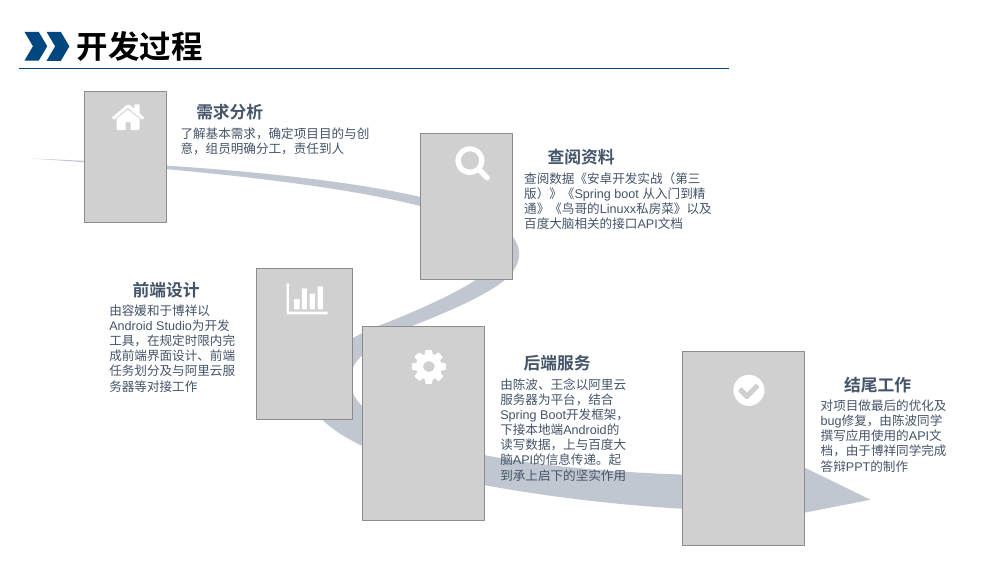
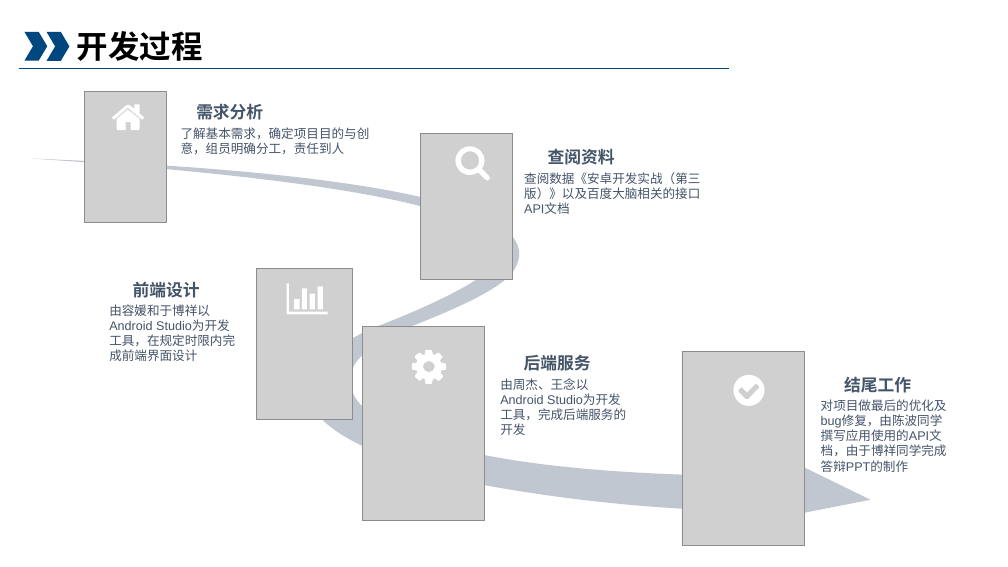
Before and after one commit to zhoujieqaq/android, a slide deck: slide 7 of 项目ppt.pptx. Drawn at 1008x567 pixels with LibreOffice and Linux fonts; fonts in the diff are those of the drawing; grey boxes stand for pictures; background and template pictures are left out. Boxes give left, top, right and bottom in pixels: in the first picture for what was removed or moved away, otherwise in the second. Text is boxed around its words. In the diff, an @@ line names an element or a change of style, - is before the commit and + after.

Commit message:
2019-11-16

```diff
--- a/项目ppt.pptx
+++ b/项目ppt.pptx
@@ text at [524,172,700,214]: text changed @@
-查阅数据《安卓开发实战（第三版）》《Spring boot 从入门到精通》《鸟哥的Linuxx私房菜》以及百度大脑相关的接口API文档
+查阅数据《安卓开发实战（第三版）》以及百度大脑相关的接口API文档
@@ text at [109,304,235,361]: text changed @@
-由容媛和于博祥以Android Studio为开发工具，在规定时限内完成前端界面设计、前端任务划分及与阿里云服务器等对接工作
+由容媛和于博祥以Android Studio为开发工具，在规定时限内完成前端界面设计
@@ text at [500,378,626,435]: text changed @@
-由陈波、王念以阿里云服务器为平台，结合Spring Boot开发框架，下接本地端Android的读写数据，上与百度大脑API的信息传递。起到承上启下的坚实作用
+由周杰、王念以Android Studio为开发工具，完成后端服务的开发
```
Also in this commit, not shown: 3 other slides changed, 5 slides removed.
